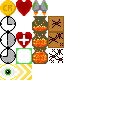
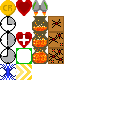
Layers edited between the first and the second 128 × 128 image:
painted on "Background" over [left=0, top=48, right=64, bottom=80]
